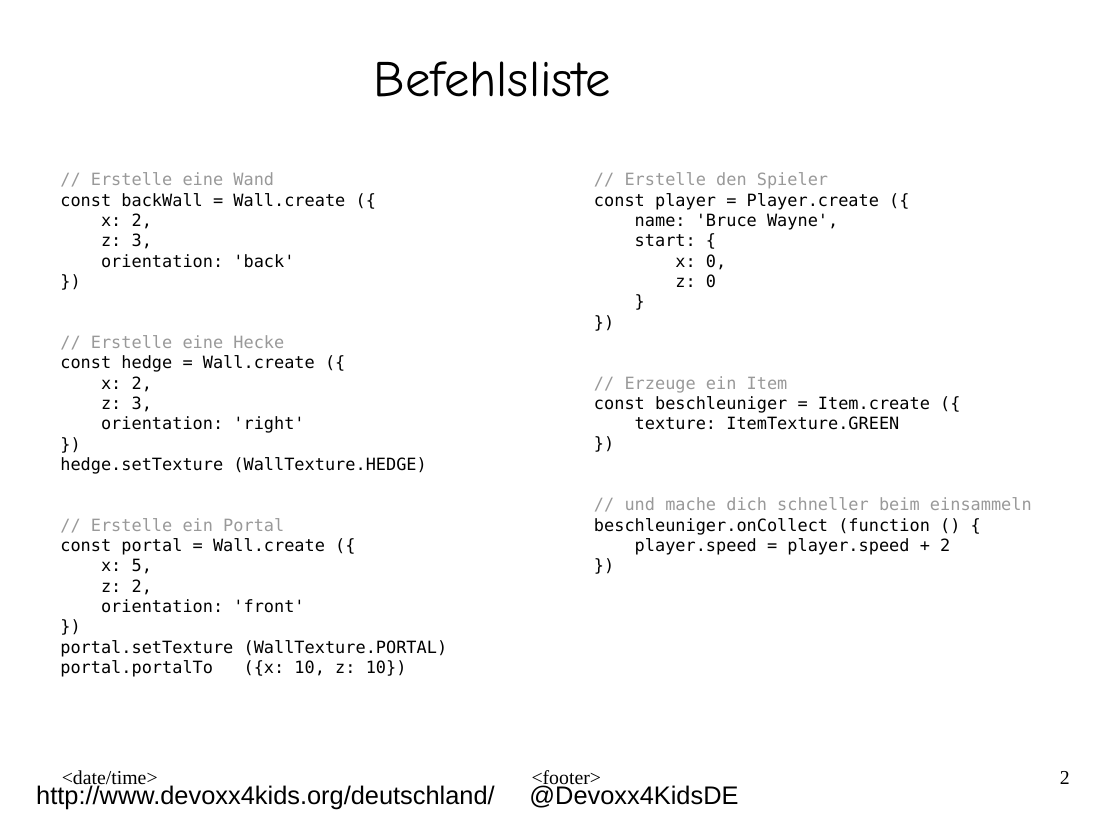
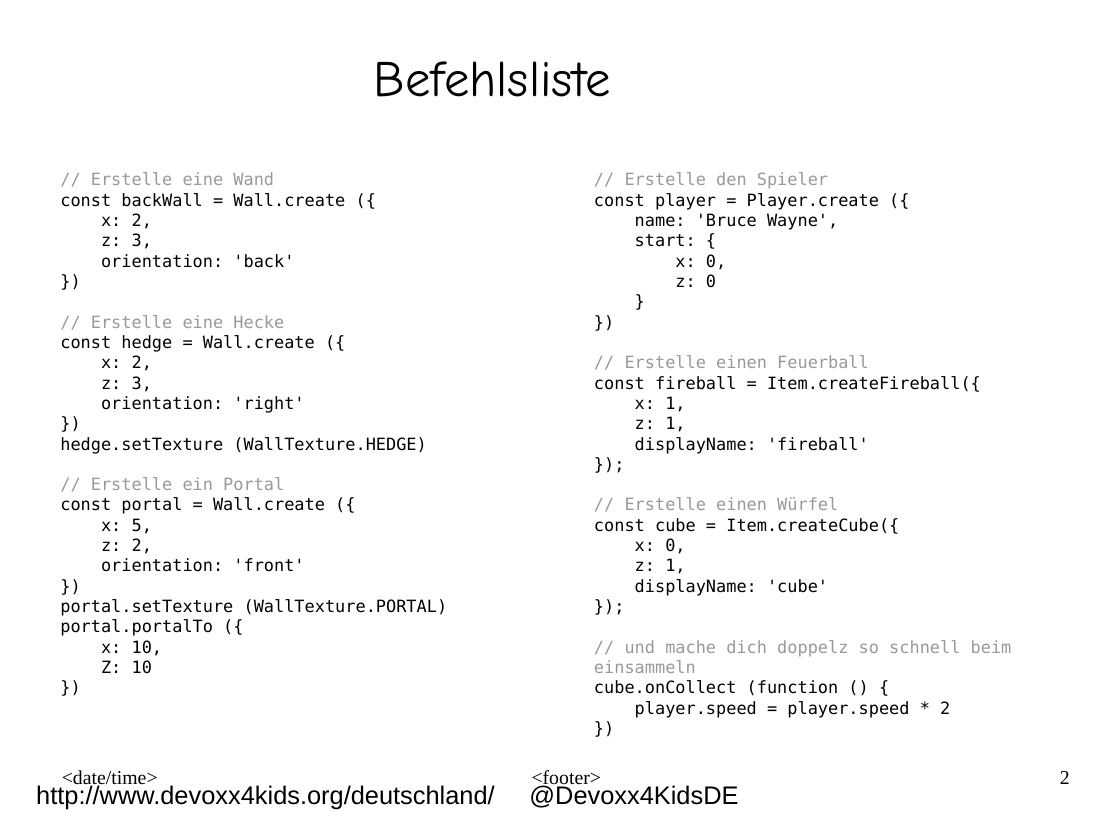
Before and after one commit to Devoxx4KidsDE/workshop-maze-vr, a slide deck: slide 2 of presentation/workshop-maze-vr_handout_ger.odp. Drawn at 1120x840 pixels with LibreOffice and Linux fonts; fonts in the diff are those of the drawing; background and template pictures are left out. Boxes give left, top, right and bottom in pixels: in the first picture for what was removed or moved away, otherwise in the second. Text is boxed around its words. In the diff, an @@ line names an element or a change of style, - is before the commit and + after.

```diff
--- a/presentation/workshop-maze-vr_handout_ger.odp
+++ b/presentation/workshop-maze-vr_handout_ger.odp
@@ text at bbox=[594, 355, 1012, 718]: text changed @@
-// Erzeuge ein Item
-const beschleuniger = Item.create ({
-texture: ItemTexture.GREEN
+// Erstelle einen Feuerball
+const fireball = Item.createFireball({
+x: 1,
+z: 1,
+displayName: 'fireball'
+});
+// Erstelle einen Würfel
+const cube = Item.createCube({
+x: 0,
+z: 1,
+displayName: 'cube'
+});
+// und mache dich doppelz so schnell beim einsammeln
+cube.onCollect (function () {
+player.speed = player.speed * 2
@@ text at bbox=[594, 497, 1032, 555]: paragraphs removed @@
-// und mache dich schneller beim einsammeln
-beschleuniger.onCollect (function () {
-player.speed = player.speed + 2
-})
@@ text at bbox=[60, 619, 213, 674]: text changed @@
-portal.portalTo ({x: 10, z: 10})
+portal.portalTo ({
+x: 10,
+Z: 10
+})
```
Also in this commit, not shown: 1 other slide changed.
